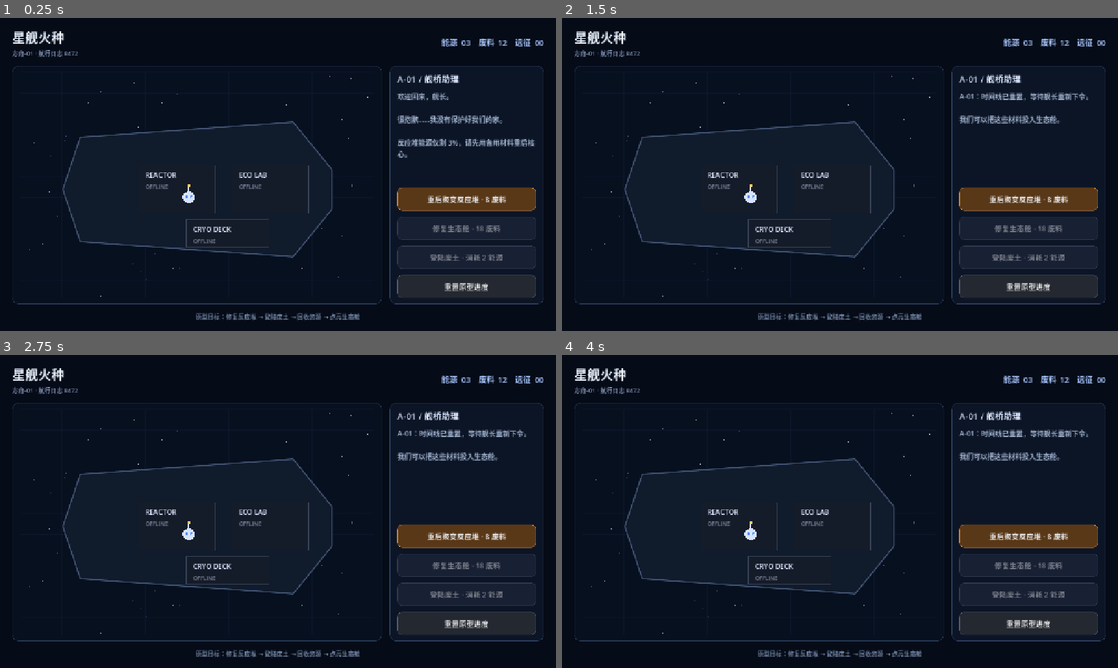
Above: before the commit, frames 1-4 (two rows, left to right).
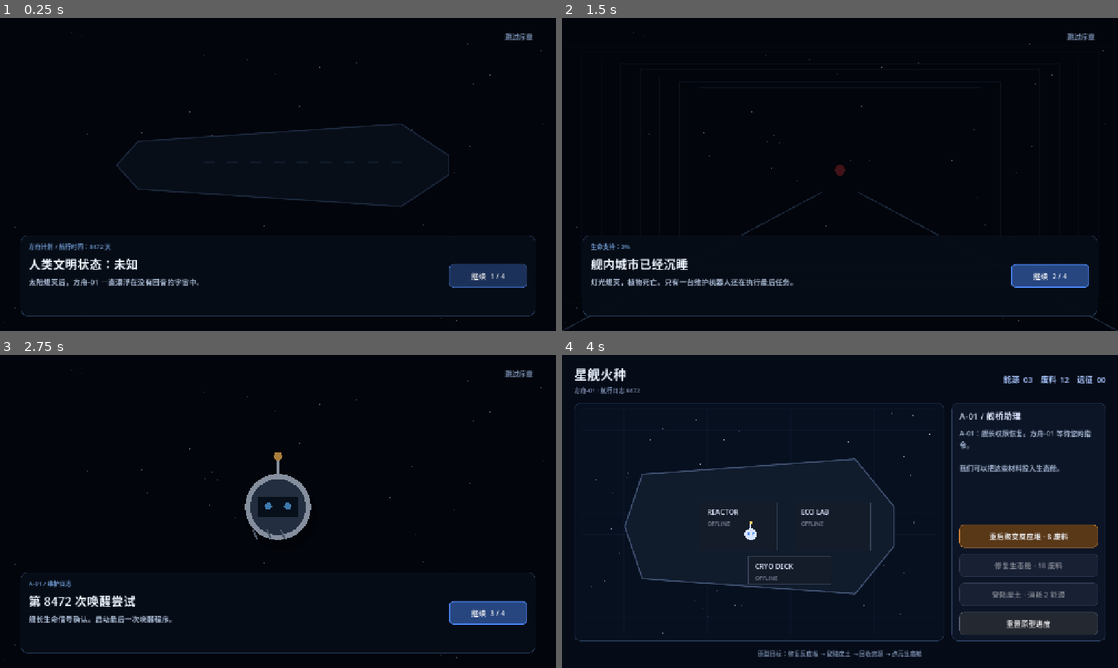
Above: after the commit, the same moments.

Repository: darkBaryon/game
Game: Godot game, scene res://scenes/main.tscn
The game is run twice, just before and just after one commit, with the same random seed, the same clock (stepped at 60 frames per second) and the same inputs.
Inputs (mouse positions are in pixels of both pictures, inside the frame that each line leads up to):
- Up to frame 1 (0.25 s): no input
- Up to frame 2 (1.5 s): click (1029, 199) at 0.5 s, where only the run before the commit has a clickable "重启聚变反应堆 · 8 废料"; click (1051, 274) at 1.25 s, where only the run after the commit has a clickable "继续 1 / 4"
- Up to frame 3 (2.75 s): click (489, 611) at 2 s, where only the run after the commit has a clickable "继续 2 / 4"
- Up to frame 4 (4 s): click (1051, 611) at 2.75 s, where only the run after the commit has a clickable "继续 3 / 4"; click (1051, 611) at 3.5 s, where only the run after the commit has a clickable "进入舰桥"

The runs differ from the first frame. In frame 1, 31% of the frame differs, in the area x 2-98%, y 4-97%; in frame 2, 38%, in the area x 0-100%, y 4-100%; in frame 3, 38%; in frame 4, 1.0%.

Commit message:
Add opening sequence and combat upgrades

Diff:
--- a/project.godot
+++ b/project.godot
@@ -13,6 +13,7 @@
 [autoload]
 
 GameState="*res://scripts/game_state.gd"
+AudioDirector="*res://scripts/audio/audio_director.gd"
 
 [display]
 
--- /dev/null
+++ b/scripts/audio/audio_director.gd
@@ -0,0 +1,133 @@
+extends Node
+
+const MIX_RATE := 22050
+
+var _streams: Dictionary[StringName, AudioStreamWAV] = {}
+
+
+func _ready() -> void:
+	_streams[&"ui"] = _make_tone(520.0, 650.0, 0.07, 0.16)
+	_streams[&"shot"] = _make_tone(680.0, 220.0, 0.08, 0.14, true)
+	_streams[&"pickup"] = _make_tone(520.0, 980.0, 0.12, 0.18)
+	_streams[&"repair"] = _make_tone(160.0, 430.0, 0.42, 0.22)
+	_streams[&"upgrade"] = _make_chime()
+	_streams[&"launch"] = _make_tone(90.0, 240.0, 0.36, 0.2, true)
+	_streams[&"defeat"] = _make_noise_burst(0.14, 0.16)
+	_streams[&"boss_defeat"] = _make_noise_burst(0.55, 0.25)
+
+
+func play_ui() -> void:
+	_play(&"ui", -8.0)
+
+
+func play_shot() -> void:
+	_play(&"shot", -13.0, randf_range(0.96, 1.04))
+
+
+func play_pickup() -> void:
+	_play(&"pickup", -10.0, randf_range(0.96, 1.08))
+
+
+func play_repair() -> void:
+	_play(&"repair", -7.0)
+
+
+func play_upgrade() -> void:
+	_play(&"upgrade", -6.0)
+
+
+func play_launch() -> void:
+	_play(&"launch", -8.0)
+
+
+func play_defeat(is_boss: bool = false) -> void:
+	_play(&"boss_defeat" if is_boss else &"defeat", -10.0 if not is_boss else -5.0)
+
+
+func stop_all() -> void:
+	for child: Node in get_children():
+		if child is AudioStreamPlayer:
+			(child as AudioStreamPlayer).stop()
+		child.free()
+
+
+func _play(cue: StringName, volume_db: float, pitch_scale: float = 1.0) -> void:
+	if DisplayServer.get_name() == "headless":
+		return
+	var stream: AudioStreamWAV = _streams.get(cue)
+	if stream == null:
+		return
+	var player := AudioStreamPlayer.new()
+	player.stream = stream
+	player.volume_db = volume_db
+	player.pitch_scale = pitch_scale
+	player.finished.connect(player.queue_free)
+	add_child(player)
+	player.play()
+
+
+func _make_tone(
+	start_frequency: float,
+	end_frequency: float,
+	duration: float,
+	volume: float,
+	square_wave: bool = false
+) -> AudioStreamWAV:
+	var sample_count := int(duration * MIX_RATE)
+	var data := PackedByteArray()
+	data.resize(sample_count * 2)
+	var phase := 0.0
+	for index in sample_count:
+		var progress := float(index) / float(sample_count)
+		var frequency := lerpf(start_frequency, end_frequency, progress)
+		phase += TAU * frequency / MIX_RATE
+		var carrier := signf(sin(phase)) if square_wave else sin(phase)
+		var envelope := _envelope(progress)
+		data.encode_s16(index * 2, int(carrier * envelope * volume * 32767.0))
+	return _stream_from_data(data)
+
+
+func _make_chime() -> AudioStreamWAV:
+	var duration := 0.48
+	var sample_count := int(duration * MIX_RATE)
+	var data := PackedByteArray()
+	data.resize(sample_count * 2)
+	for index in sample_count:
+		var time := float(index) / MIX_RATE
+		var progress := time / duration
+		var sample := sin(TAU * 523.25 * time) * 0.45
+		sample += sin(TAU * 659.25 * time) * 0.32
+		sample += sin(TAU * 783.99 * time) * 0.23
+		sample *= _envelope(progress) * 0.22
+		data.encode_s16(index * 2, int(sample * 32767.0))
+	return _stream_from_data(data)
+
+
+func _make_noise_burst(duration: float, volume: float) -> AudioStreamWAV:
+	var sample_count := int(duration * MIX_RATE)
+	var data := PackedByteArray()
+	data.resize(sample_count * 2)
+	var rng := RandomNumberGenerator.new()
+	rng.seed = int(duration * 10000.0) + 8472
+	for index in sample_count:
+		var progress := float(index) / float(sample_count)
+		var low_rumble := sin(TAU * lerpf(110.0, 38.0, progress) * float(index) / MIX_RATE)
+		var noise := rng.randf_range(-1.0, 1.0)
+		var sample := (noise * 0.7 + low_rumble * 0.3) * pow(1.0 - progress, 2.0) * volume
+		data.encode_s16(index * 2, int(sample * 32767.0))
+	return _stream_from_data(data)
+
+
+func _stream_from_data(data: PackedByteArray) -> AudioStreamWAV:
+	var stream := AudioStreamWAV.new()
+	stream.format = AudioStreamWAV.FORMAT_16_BITS
+	stream.mix_rate = MIX_RATE
+	stream.stereo = false
+	stream.data = data
+	return stream
+
+
+func _envelope(progress: float) -> float:
+	var attack := smoothstep(0.0, 0.06, progress)
+	var release := 1.0 - smoothstep(0.58, 1.0, progress)
+	return attack * release
--- a/scripts/expedition/enemy.gd
+++ b/scripts/expedition/enemy.gd
@@ -57,6 +57,7 @@
 	health = maxf(health - amount, 0.0)
 	_hit_flash = 0.1
 	if health <= 0.0:
+		AudioDirector.play_defeat(is_boss)
 		defeated.emit(global_position, reward, is_boss)
 		queue_free()
 
--- a/scripts/expedition/expedition_view.gd
+++ b/scripts/expedition/expedition_view.gd
@@ -8,6 +8,27 @@
 
 const MISSION_DURATION := 55.0
 const BOSS_TIME := 32.0
+const UPGRADE_THRESHOLDS: Array[int] = [4, 10]
+const UPGRADES: Array[Dictionary] = [
+	{
+		"id": &"overcharge",
+		"title": "等离子过载",
+		"description": "自动武器伤害 +40%",
+		"accent": Color("ff7b7b"),
+	},
+	{
+		"id": &"rapid_fire",
+		"title": "脉冲供能",
+		"description": "攻击间隔缩短 24%",
+		"accent": Color("ffbd55"),
+	},
+	{
+		"id": &"nanoshield",
+		"title": "纳米护盾",
+		"description": "生命上限 +35，并恢复生命",
+		"accent": Color("65d99a"),
+	},
+]
 
 var player: ExpeditionPlayer
 var elapsed: float = 0.0
@@ -17,6 +38,7 @@
 var boss_spawned: bool = false
 var boss_defeated: bool = false
 var mission_ended: bool = false
+var next_upgrade_index: int = 0
 
 var health_bar: ProgressBar
 var scrap_label: Label
@@ -24,6 +46,8 @@
 var objective_label: Label
 var extract_button: Button
 var message_label: Label
+var upgrade_layer: CanvasLayer
+var upgrade_overlay: Control
 
 
 func _ready() -> void:
@@ -133,6 +157,54 @@
 	extract_button.visible = false
 	extract_button.pressed.connect(func() -> void: _finish(true, "守卫已清除。"))
 	layer.add_child(extract_button)
+	_build_upgrade_overlay()
+
+
+func _build_upgrade_overlay() -> void:
+	upgrade_layer = CanvasLayer.new()
+	upgrade_layer.layer = 40
+	upgrade_layer.process_mode = Node.PROCESS_MODE_ALWAYS
+	add_child(upgrade_layer)
+
+	upgrade_overlay = ColorRect.new()
+	upgrade_overlay.color = Color(0.01, 0.02, 0.05, 0.9)
+	upgrade_overlay.set_anchors_and_offsets_preset(Control.PRESET_FULL_RECT)
+	upgrade_overlay.process_mode = Node.PROCESS_MODE_ALWAYS
+	upgrade_layer.add_child(upgrade_overlay)
+
+	var center := CenterContainer.new()
+	center.set_anchors_and_offsets_preset(Control.PRESET_FULL_RECT)
+	upgrade_overlay.add_child(center)
+
+	var layout := VBoxContainer.new()
+	layout.custom_minimum_size = Vector2(1000, 0)
+	layout.add_theme_constant_override("separation", 22)
+	center.add_child(layout)
+	var eyebrow := UIFactory.label("A-01 / 异能共振协议", 15, Color("6e9ed9"))
+	eyebrow.horizontal_alignment = HORIZONTAL_ALIGNMENT_CENTER
+	layout.add_child(eyebrow)
+	var title := UIFactory.label("选择一项远征强化", 30, Color("edf5ff"))
+	title.horizontal_alignment = HORIZONTAL_ALIGNMENT_CENTER
+	layout.add_child(title)
+
+	var cards := HBoxContainer.new()
+	cards.add_theme_constant_override("separation", 18)
+	layout.add_child(cards)
+	for upgrade: Dictionary in UPGRADES:
+		var accent: Color = upgrade["accent"]
+		var card := UIFactory.button(
+			"%s\n\n%s\n\n选择" % [upgrade["title"], upgrade["description"]],
+			accent
+		)
+		card.custom_minimum_size = Vector2(320, 190)
+		card.add_theme_font_size_override("font_size", 19)
+		card.pressed.connect(_select_upgrade.bind(upgrade["id"]))
+		cards.add_child(card)
+
+	var hint := UIFactory.label("强化仅在本次远征中生效", 14, Color("7789a5"))
+	hint.horizontal_alignment = HORIZONTAL_ALIGNMENT_CENTER
+	layout.add_child(hint)
+	upgrade_overlay.visible = false
 
 
 func _spawn_enemy(as_boss: bool) -> void:
@@ -167,6 +239,9 @@
 	pickup.amount = reward
 	pickup.collected.connect(_on_scrap_collected)
 	add_child(pickup)
+	if next_upgrade_index < UPGRADE_THRESHOLDS.size() and kills >= UPGRADE_THRESHOLDS[next_upgrade_index]:
+		next_upgrade_index += 1
+		call_deferred("_offer_upgrade")
 	if was_boss:
 		boss_defeated = true
 		objective_label.text = "守卫已清除，返回方舟"
@@ -199,6 +274,22 @@
 	if mission_ended:
 		return
 	mission_ended = true
+	get_tree().paused = false
 	if not success:
 		recovered_scrap = int(floor(recovered_scrap * 0.5))
 	mission_finished.emit(recovered_scrap, success, reason)
+
+
+func _offer_upgrade() -> void:
+	if mission_ended or upgrade_overlay.visible:
+		return
+	upgrade_overlay.visible = true
+	get_tree().paused = true
+
+
+func _select_upgrade(upgrade_id: StringName) -> void:
+	var result := player.apply_upgrade(upgrade_id)
+	message_label.text = result
+	upgrade_overlay.visible = false
+	get_tree().paused = false
+	AudioDirector.play_upgrade()
--- a/scripts/expedition/player.gd
+++ b/scripts/expedition/player.gd
@@ -16,6 +16,7 @@
 var _attack_cooldown: float = 0.12
 var _hurt_flash: float = 0.0
 var _invulnerability: float = 0.0
+var upgrade_count: int = 0
 
 
 func _ready() -> void:
@@ -53,6 +54,23 @@
 	health_changed.emit(health, max_health)
 
 
+func apply_upgrade(upgrade_id: StringName) -> String:
+	upgrade_count += 1
+	match upgrade_id:
+		&"overcharge":
+			attack_damage *= 1.4
+			return "等离子过载：武器伤害提升 40%"
+		&"rapid_fire":
+			attack_interval = maxf(attack_interval * 0.76, 0.16)
+			return "脉冲供能：自动攻击间隔缩短 24%"
+		&"nanoshield":
+			max_health += 35.0
+			health = minf(health + 55.0, max_health)
+			health_changed.emit(health, max_health)
+			return "纳米护盾：生命上限 +35 并恢复生命"
+	return "未知强化"
+
+
 func _auto_attack() -> void:
 	var closest: Node2D
 	var closest_distance := attack_range
@@ -73,6 +91,7 @@
 	bullet.direction = global_position.direction_to(closest.global_position)
 	bullet.damage = attack_damage
 	get_parent().add_child(bullet)
+	AudioDirector.play_shot()
 
 
 func _draw() -> void:
--- a/scripts/expedition/scrap_pickup.gd
+++ b/scripts/expedition/scrap_pickup.gd
@@ -22,6 +22,7 @@
 		var pull_speed := lerpf(90.0, 520.0, 1.0 - distance / 145.0)
 		global_position += global_position.direction_to(target.global_position) * pull_speed * delta
 	if distance < 23.0:
+		AudioDirector.play_pickup()
 		collected.emit(amount)
 		queue_free()
 	queue_redraw()
--- a/scripts/game_state.gd
+++ b/scripts/game_state.gd
@@ -9,6 +9,7 @@
 var reactor_repaired: bool = false
 var habitat_repaired: bool = false
 var mission_count: int = 0
+var intro_seen: bool = false
 var persistence_enabled: bool = true
 
 
@@ -42,12 +43,20 @@
 	_commit()
 
 
+func mark_intro_seen() -> void:
+	if intro_seen:
+		return
+	intro_seen = true
+	_commit()
+
+
 func reset_progress() -> void:
 	scrap = 12
 	energy = 3
 	reactor_repaired = false
 	habitat_repaired = false
 	mission_count = 0
+	intro_seen = false
 	_commit()
 
 
@@ -62,6 +71,7 @@
 		"reactor_repaired": reactor_repaired,
 		"habitat_repaired": habitat_repaired,
 		"mission_count": mission_count,
+		"intro_seen": intro_seen,
 	}
 	file.store_string(JSON.stringify(data, "\t"))
 
@@ -81,6 +91,7 @@
 	reactor_repaired = bool(data.get("reactor_repaired", reactor_repaired))
 	habitat_repaired = bool(data.get("habitat_repaired", habitat_repaired))
 	mission_count = int(data.get("mission_count", mission_count))
+	intro_seen = bool(data.get("intro_seen", intro_seen))
 
 
 func _commit() -> void:
--- a/scripts/main.gd
+++ b/scripts/main.gd
@@ -2,6 +2,7 @@
 
 const ShipView := preload("res://scripts/ship/ship_view.gd")
 const ExpeditionView := preload("res://scripts/expedition/expedition_view.gd")
+const OpeningView := preload("res://scripts/opening/opening_view.gd")
 
 var current_view: Node
 
@@ -9,7 +10,18 @@
 func _ready() -> void:
 	_configure_input()
 	_configure_font()
-	show_ship()
+	if GameState.intro_seen:
+		show_ship()
+	else:
+		show_opening()
+
+
+func show_opening() -> void:
+	_replace_current_view()
+	var opening := OpeningView.new()
+	opening.completed.connect(_finish_opening)
+	add_child(opening)
+	current_view = opening
 
 
 func show_ship(report: String = "") -> void:
@@ -30,6 +42,12 @@
 	expedition.mission_finished.connect(_finish_expedition)
 	add_child(expedition)
 	current_view = expedition
+	AudioDirector.play_launch()
+
+
+func _finish_opening() -> void:
+	GameState.mark_intro_seen()
+	show_ship("A-01：舰长权限恢复。方舟-01 等待您的指令。")
 
 
 func _finish_expedition(recovered_scrap: int, success: bool, reason: String) -> void:
--- /dev/null
+++ b/scripts/opening/opening_view.gd
@@ -0,0 +1,125 @@
+extends Control
+
+signal completed
+
+const OpeningVisual := preload("res://scripts/opening/opening_visual.gd")
+
+const SLIDES: Array[Dictionary] = [
+	{
+		"eyebrow": "方舟计划 / 航行时间：8472 天",
+		"title": "人类文明状态：未知",
+		"body": "太阳熄灭后，方舟-01 一直漂浮在没有回音的宇宙中。",
+	},
+	{
+		"eyebrow": "生命支持：3%",
+		"title": "舰内城市已经沉睡",
+		"body": "灯光熄灭，植物死亡。只有一台维护机器人还在执行最后任务。",
+	},
+	{
+		"eyebrow": "A-01 / 维护日志",
+		"title": "第 8472 次唤醒尝试",
+		"body": "舰长生命信号确认。启动最后一次唤醒程序。",
+	},
+	{
+		"eyebrow": "舰长权限恢复",
+		"title": "欢迎回来，舰长。",
+		"body": "很抱歉……我没有保护好我们的家。",
+	},
+]
+
+var slide_index: int = 0
+var visual: Control
+var eyebrow_label: Label
+var title_label: Label
+var body_label: Label
+var continue_button: Button
+
+
+func _ready() -> void:
+	set_anchors_and_offsets_preset(Control.PRESET_FULL_RECT)
+	_build_interface()
+	_show_slide(0)
+
+
+func _unhandled_key_input(event: InputEvent) -> void:
+	if event is InputEventKey and event.pressed and not event.echo:
+		if event.keycode in [KEY_SPACE, KEY_ENTER, KEY_KP_ENTER]:
+			advance()
+			get_viewport().set_input_as_handled()
+
+
+func _build_interface() -> void:
+	visual = OpeningVisual.new()
+	visual.set_anchors_and_offsets_preset(Control.PRESET_FULL_RECT)
+	visual.mouse_filter = Control.MOUSE_FILTER_IGNORE
+	add_child(visual)
+
+	var vignette := ColorRect.new()
+	vignette.color = Color(0.01, 0.02, 0.04, 0.34)
+	vignette.set_anchors_and_offsets_preset(Control.PRESET_FULL_RECT)
+	vignette.mouse_filter = Control.MOUSE_FILTER_IGNORE
+	add_child(vignette)
+
+	var text_panel := PanelContainer.new()
+	text_panel.set_anchors_preset(Control.PRESET_BOTTOM_WIDE)
+	text_panel.offset_left = 48
+	text_panel.offset_right = -48
+	text_panel.offset_top = -220
+	text_panel.offset_bottom = -34
+	text_panel.add_theme_stylebox_override("panel", UIFactory.panel_style(Color(0.025, 0.05, 0.09, 0.95), Color("2c466c"), 1, 14))
+	add_child(text_panel)
+
+	var row := HBoxContainer.new()
+	row.add_theme_constant_override("separation", 22)
+	text_panel.add_child(row)
+	var copy := VBoxContainer.new()
+	copy.size_flags_horizontal = Control.SIZE_EXPAND_FILL
+	copy.add_theme_constant_override("separation", 8)
+	row.add_child(copy)
+
+	eyebrow_label = UIFactory.label("", 14, Color("6f9ad2"))
+	copy.add_child(eyebrow_label)
+	title_label = UIFactory.label("", 28, Color("edf5ff"))
+	copy.add_child(title_label)
+	body_label = UIFactory.label("", 17, Color("aabbd4"))
+	body_label.autowrap_mode = TextServer.AUTOWRAP_WORD_SMART
+	copy.add_child(body_label)
+
+	continue_button = UIFactory.button("继续  1 / 4", Color("4f8cff"))
+	continue_button.custom_minimum_size = Vector2(180, 54)
+	continue_button.size_flags_vertical = Control.SIZE_SHRINK_CENTER
+	continue_button.pressed.connect(advance)
+	row.add_child(continue_button)
+
+	var skip_button := Button.new()
+	skip_button.text = "跳过序章"
+	skip_button.position = Vector2(1140, 24)
+	skip_button.size = Vector2(110, 38)
+	skip_button.add_theme_color_override("font_color", Color("7186a6"))
+	skip_button.add_theme_stylebox_override("normal", StyleBoxEmpty.new())
+	skip_button.add_theme_stylebox_override("hover", UIFactory.panel_style(Color(0.08, 0.12, 0.2, 0.8), Color("334867"), 1, 8))
+	skip_button.pressed.connect(_complete)
+	add_child(skip_button)
+
+
+func advance() -> void:
+	AudioDirector.play_ui()
+	if slide_index >= SLIDES.size() - 1:
+		_complete()
+		return
+	_show_slide(slide_index + 1)
+
+
+func _show_slide(index: int) -> void:
+	slide_index = index
+	var slide: Dictionary = SLIDES[slide_index]
+	eyebrow_label.text = str(slide["eyebrow"])
+	title_label.text = str(slide["title"])
+	body_label.text = str(slide["body"])
+	continue_button.text = "进入舰桥" if slide_index == SLIDES.size() - 1 else "继续  %d / %d" % [slide_index + 1, SLIDES.size()]
+	visual.set_phase(slide_index)
+
+
+func _complete() -> void:
+	AudioDirector.play_repair()
+	completed.emit()
--- /dev/null
+++ b/scripts/opening/opening_visual.gd
@@ -0,0 +1,111 @@
+extends Control
+
+var phase: int = 0
+var animation_time: float = 0.0
+
+
+func set_phase(next_phase: int) -> void:
+	phase = next_phase
+	animation_time = 0.0
+	queue_redraw()
+
+
+func _process(delta: float) -> void:
+	animation_time += delta
+	queue_redraw()
+
+
+func _draw() -> void:
+	var size := get_rect().size
+	draw_rect(Rect2(Vector2.ZERO, size), Color("02050c"), true)
+	_draw_stars(size)
+	match phase:
+		0:
+			_draw_ark(size)
+		1:
+			_draw_corridor(size)
+		2:
+			_draw_robot(size)
+		_:
+			_draw_cryo_chamber(size)
+
+
+func _draw_stars(size: Vector2) -> void:
+	var rng := RandomNumberGenerator.new()
+	rng.seed = 10101
+	for index in 120:
+		var point := Vector2(rng.randf_range(0, size.x), rng.randf_range(0, size.y))
+		var alpha := rng.randf_range(0.2, 0.75)
+		draw_circle(point, rng.randf_range(0.4, 1.4), Color(0.7, 0.8, 1.0, alpha))
+
+
+func _draw_ark(size: Vector2) -> void:
+	var center := size * Vector2(0.53, 0.47)
+	var drift := sin(animation_time * 0.25) * 4.0
+	center.y += drift
+	var hull := PackedVector2Array([
+		center + Vector2(-360, -55),
+		center + Vector2(245, -95),
+		center + Vector2(355, -22),
+		center + Vector2(355, 22),
+		center + Vector2(245, 95),
+		center + Vector2(-360, 55),
+		center + Vector2(-410, 0),
+	])
+	draw_colored_polygon(hull, Color("0b1320"))
+	draw_polyline(hull + PackedVector2Array([hull[0]]), Color("283b58"), 3.0, true)
+	for index in 9:
+		var window_position := center + Vector2(-210 + index * 54, -9)
+		draw_rect(Rect2(window_position, Vector2(25, 5)), Color(0.26, 0.52, 0.75, 0.16), true)
+
+
+func _draw_corridor(size: Vector2) -> void:
+	var center := size * 0.5
+	for index in 8:
+		var inset := index * 45.0
+		var alpha := 0.08 + index * 0.025
+		draw_rect(Rect2(Vector2(inset, 65 + inset * 0.3), size - Vector2(inset * 2, 130 + inset * 0.6)), Color(0.18, 0.28, 0.42, alpha), false, 2.0)
+	draw_line(Vector2(0, size.y), center + Vector2(-40, 40), Color("23344e"), 3)
+	draw_line(Vector2(size.x, size.y), center + Vector2(40, 40), Color("23344e"), 3)
+	var pulse := 0.35 + sin(animation_time * 3.0) * 0.15
+	draw_circle(center + Vector2(0, -10), 12, Color(0.9, 0.2, 0.22, pulse))
+
+
+func _draw_robot(size: Vector2) -> void:
+	var center := size * Vector2(0.5, 0.48)
+	var bob := sin(animation_time * 2.0) * 4.0
+	center.y += bob
+	draw_circle(center + Vector2(8, 18), 82, Color(0, 0, 0, 0.4))
+	draw_circle(center, 76, Color("c8d5e9"))
+	draw_circle(center, 64, Color("34445c"))
+	draw_rect(Rect2(center + Vector2(-45, -22), Vector2(90, 45)), Color("0a1524"), true)
+	draw_circle(center + Vector2(-22, -2), 8, Color("5db5ff"))
+	draw_circle(center + Vector2(22, -2), 8, Color("5db5ff"))
+	draw_line(center + Vector2(0, -75), center + Vector2(0, -108), Color("c8d5e9"), 5)
+	draw_circle(center + Vector2(0, -116), 10, Color("ffbd55"))
+	for index in 3:
+		draw_line(center + Vector2(-58 + index * 32, 52), center + Vector2(-48 + index * 32, 74), Color("718198"), 4)
+
+
+func _draw_cryo_chamber(size: Vector2) -> void:
+	var center := size * Vector2(0.5, 0.5)
+	var chamber := Rect2(center + Vector2(-185, -235), Vector2(370, 470))
+	draw_style_box(_panel_style(Color("101b2c"), Color("4f6c94"), 18), chamber)
+	var glass := chamber.grow(-28)
+	draw_style_box(_panel_style(Color(0.08, 0.2, 0.3, 0.75), Color("6bbcf2"), 28), glass)
+	draw_circle(center + Vector2(0, -72), 42, Color("9db3c9"))
+	draw_rect(Rect2(center + Vector2(-60, -30), Vector2(120, 150)), Color("344b62"), true)
+	var opening := clampf(animation_time / 1.5, 0.0, 1.0)
+	draw_line(chamber.position + Vector2(185, 16), chamber.position + Vector2(185, 454), Color(0.5, 0.85, 1.0, 0.5 * (1.0 - opening)), 6)
+	for index in 4:
+		var mist_position := center + Vector2(sin(animation_time + index) * 105, 145 - index * 38)
+		draw_circle(mist_position, 24 + index * 4, Color(0.5, 0.8, 1.0, 0.05))
+
+
+func _panel_style(background: Color, border: Color, radius: int) -> StyleBoxFlat:
+	var style := StyleBoxFlat.new()
+	style.bg_color = background
+	style.border_color = border
+	style.set_border_width_all(3)
+	style.set_corner_radius_all(radius)
+	return style
--- a/scripts/ship/ship_view.gd
+++ b/scripts/ship/ship_view.gd
@@ -136,11 +136,13 @@
 
 func _repair_reactor() -> void:
 	if GameState.repair_reactor():
+		AudioDirector.play_repair()
 		mission_report = "A-01：核心温度上升。方舟-01 正在重新呼吸。"
 		_refresh()
 
 
 func _repair_habitat() -> void:
 	if GameState.repair_habitat():
+		AudioDirector.play_repair()
 		mission_report = "A-01：检测到第一株幼苗的生命反应。"
 		_refresh()
--- /dev/null
+++ b/tests/opening_preview.tscn
@@ -0,0 +1,12 @@
+[gd_scene load_steps=2 format=3]
+
+[ext_resource path="res://scripts/opening/opening_view.gd" type="Script" id="1_preview"]
+
+[node name="OpeningPreview" type="Control"]
+layout_mode = 3
+anchors_preset = 15
+anchor_right = 1.0
+anchor_bottom = 1.0
+grow_horizontal = 2
+grow_vertical = 2
+script = ExtResource("1_preview")
--- a/tests/smoke_test.gd
+++ b/tests/smoke_test.gd
@@ -11,14 +11,19 @@
 
 	_expect(GameState.scrap == 12, "new game starts with 12 scrap")
 	_expect(GameState.energy == 3, "new game starts with 3 energy")
-	_expect(GameState.repair_reactor(), "reactor can be repaired")
-	_expect(GameState.scrap == 4, "reactor repair consumes scrap")
-	_expect(GameState.energy == 15, "reactor repair restores energy")
 
 	var main := MainScene.instantiate()
 	add_child(main)
 	await get_tree().process_frame
+	_expect(main.current_view != null and main.current_view.has_method("advance"), "opening sequence is shown on a new game")
+	main.current_view._complete()
+	await get_tree().process_frame
+	_expect(GameState.intro_seen, "opening completion is remembered")
 	_expect(main.current_view != null, "ship view is created")
+
+	_expect(GameState.repair_reactor(), "reactor can be repaired")
+	_expect(GameState.scrap == 4, "reactor repair consumes scrap")
+	_expect(GameState.energy == 15, "reactor repair restores energy")
 
 	main._start_expedition()
 	await get_tree().process_frame
@@ -34,6 +39,12 @@
 		first_enemy.take_damage(9999.0)
 	await get_tree().process_frame
 	_expect(expedition.kills == 1, "enemy defeat is counted")
+	var damage_before: float = expedition.player.attack_damage
+	expedition._offer_upgrade()
+	_expect(get_tree().paused, "upgrade selection pauses combat")
+	expedition._select_upgrade(&"overcharge")
+	_expect(not get_tree().paused, "choosing an upgrade resumes combat")
+	_expect(expedition.player.attack_damage > damage_before, "combat upgrade changes player stats")
 
 	expedition._on_scrap_collected(20)
 	expedition._finish(true, "smoke test")
@@ -42,6 +53,9 @@
 	_expect(GameState.scrap == 24, "recovered scrap returns to the ship")
 	_expect(GameState.energy == 13, "expedition consumes ship energy")
 	_expect(GameState.mission_count == 1, "mission count advances")
+	main.free()
+	AudioDirector.stop_all()
+	await get_tree().process_frame
 
 	if _failures == 0:
 		print("SMOKE TEST PASSED")
--- /dev/null
+++ b/tests/upgrade_preview.gd
@@ -0,0 +1,11 @@
+extends "res://scripts/expedition/expedition_view.gd"
+
+
+func _ready() -> void:
+	super._ready()
+	call_deferred("_offer_upgrade")
+
+
+func _exit_tree() -> void:
+	get_tree().paused = false
+	AudioDirector.stop_all()
--- /dev/null
+++ b/tests/upgrade_preview.tscn
@@ -0,0 +1,6 @@
+[gd_scene load_steps=2 format=3]
+
+[ext_resource path="res://tests/upgrade_preview.gd" type="Script" id="1_preview"]
+
+[node name="UpgradePreview" type="Node2D"]
+script = ExtResource("1_preview")
Not shown, added: scripts/audio/audio_director.gd.uid
Not shown, added: scripts/opening/opening_view.gd.uid
Not shown, added: scripts/opening/opening_visual.gd.uid
Not shown, added: tests/upgrade_preview.gd.uid
